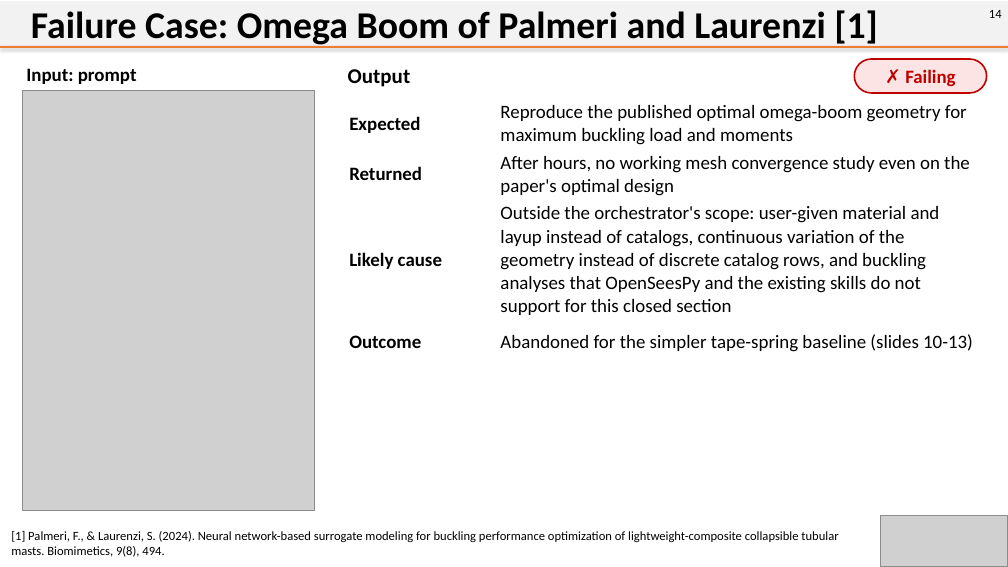
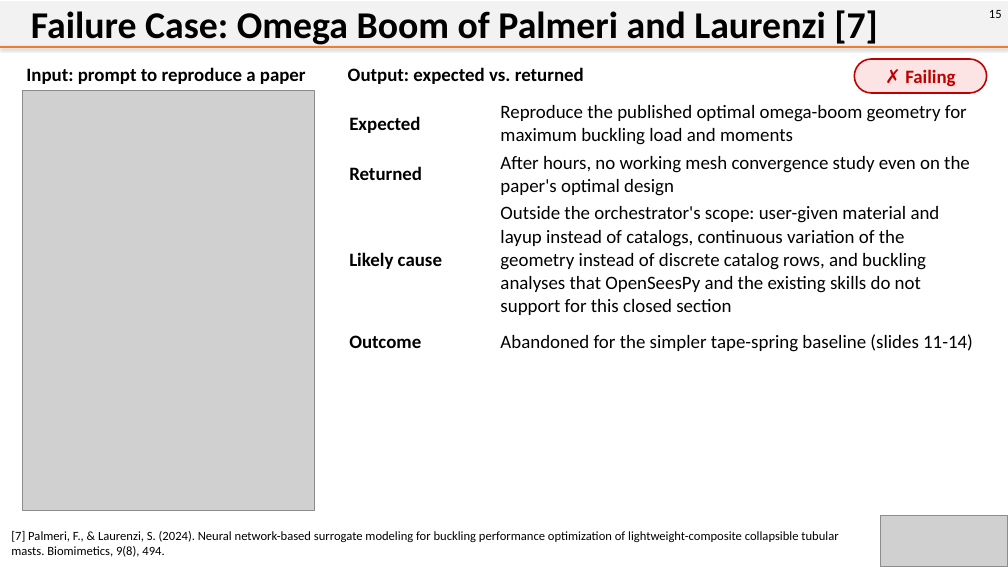
Before and after one commit to citgitfr/BenazzoVenkatadri_ThinShellSims, a slide deck: slide 15 of Lab Report 3/Lab Report 3 Demonstration of Agent System.pptx (slide 14 before the commit). Drawn at 1008x567 pixels with LibreOffice and Linux fonts; fonts in the diff are those of the drawing; grey boxes stand for pictures. Boxes give left, top, right and bottom in pixels: in the first picture for what was removed or moved away, otherwise in the second. Text is boxed around its words. In the diff, an @@ line names an element or a change of style, - is before the commit and + after.

```diff
--- a/Lab Report 3/Lab Report 3 Demonstration of Agent System.pptx
+++ b/Lab Report 3/Lab Report 3 Demonstration of Agent System.pptx
@@ text at [31, 10, 878, 48]: text changed @@
-Failure Case: Omega Boom of Palmeri and Laurenzi [1]
+Failure Case: Omega Boom of Palmeri and Laurenzi [7]
@@ text at [989, 10, 1002, 18]: text changed @@
-14
+15
@@ text at [26, 67, 306, 84]: text changed @@
-Input: prompt
+Input: prompt to reproduce a paper
@@ text at [348, 67, 584, 84]: text changed; size 20 to 18 pt @@
-Output
+Output: expected vs. returned
@@ table at [344, 98, 987, 356] @@
-row 4, column 2: Abandoned for the simpler tape-spring baseline (slides 10-13)
+row 4, column 2: Abandoned for the simpler tape-spring baseline (slides 11-14)
@@ text at [11, 531, 838, 557]: text changed @@
-[1] Palmeri, F., & Laurenzi, S. (2024). Neural network-based surrogate modeling for buckling performance optimization of lightweight-composite collapsible tubular masts. Biomimetics, 9(8), 494.
+[7] Palmeri, F., & Laurenzi, S. (2024). Neural network-based surrogate modeling for buckling performance optimization of lightweight-composite collapsible tubular masts. Biomimetics, 9(8), 494.
```
Also in this commit, not shown: 12 other slides changed, 1 slide added, 9 other files.
